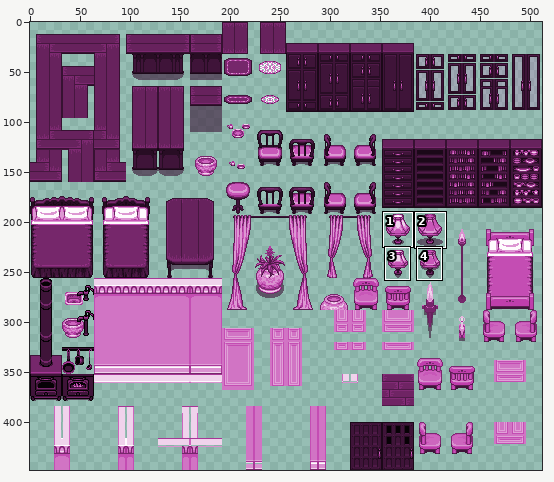
File history of a sprite sheet, Lucid/Assets/Lvl1 Puzzle/Tilesets/TherapistTilesets/interiors/house_inside.png. The picture above shows the old version from afar; the outline marks the close-up.
Close-up. Before:
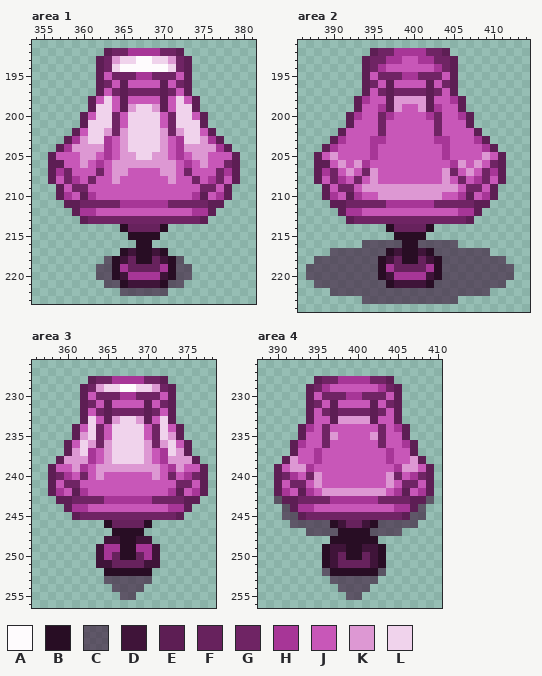
The file is 512x448 pixels. Colours within 5 levels of each other are drawn and written as one. Shown: area 1: x 354..381, y 191..223; area 2: x 386..414, y 191..224; area 3: x 356..378, y 226..256; area 4: x 388..410, y 226..256. The commit also changed other parts of the picture, which this record leaves out.
Palette (. is transparent): A #fefbfd  B #280d24  C #3a133599  D #3f1439  E #5d1e54  F #67225d  G #6f2464  H #a73697  J #c857b8  K #dd98d3  L #f0d3ec
And afterwards:
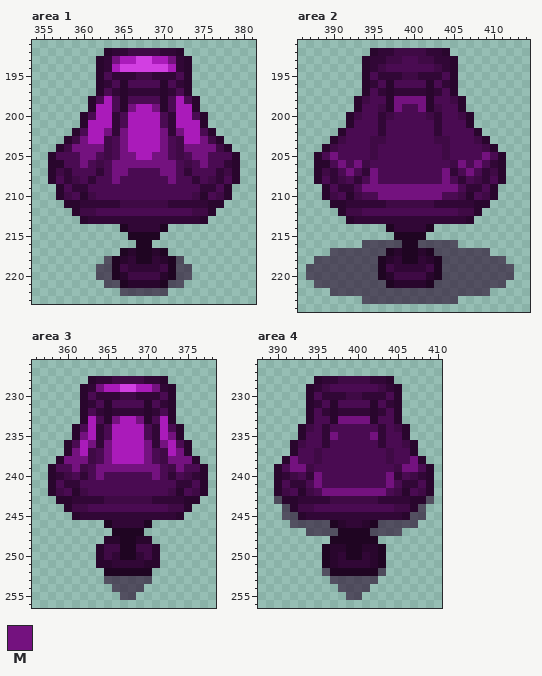
Colours new in this view: M #74127f
The exact change:
colour A: #fefbfd -> #d23fe2
colour B: #280d24 -> #1f0522
colour C: #3a133599 -> #26062999
colour D: #3f1439 -> #29062d
colour F: #67225d -> #310736
colour H: #a73697 -> #3f0a45
colour J: #c857b8 -> #4a0b52
colour L: #f0d3ec -> #aa1bba
Changed rows in their new state; - is a pixel that keeps its letter.
Area 1:
first column x 356:
192 -------DFF----FFD-------
193 ------DFM------MFD------
194 ------DF--------FD------
195 ------D-FFF--FFF-D------
196 ------DF-D----D-FD------
197 ------D-FDFFFFDF-D------
198 -----D---D----D---D-----
199 -----D---DM--MD---D-----
200 ----D---F------F---D----
201 ----D---F------F---D----
202 ---D---MFM----MFM---D---
203 --D-M----M----M----M-D--
204 -D-MMMM--M----M--MMMM-D-
205 D---MM---MM--MM---MM---D
206 DD--M---MMMMMMMM---M--FD
207 D-F---F-MM----MM-F---F-D
208 D-F--F--M------M--F--F-D
209 -D-FF--------------FF-D-
210 -D--D--------------D--D-
211 --DDFFFFF------FFFFFDD--
212 ---D----------------D---
213 ----DFFFFFFFFFFFFFFD----
Area 2:
first column x 388:
192 -------DFF----FFD-------
193 ------DFF------FFD------
194 ------DF--------FD------
195 ------D-FFF--FFF-D------
196 ------DF-D----D-FD------
197 ------D-FDFFFFDF-D------
198 -----D---DMMMMD---D-----
199 -----D---DM--MD---D-----
200 ----D---F------F---D----
201 ----D---F------F---D----
202 ---D----F------F----D---
203 --D------------------D--
204 -D--------------------D-
205 D-M------------------M-D
206 DD-M-M------------M-M-FD
207 D-F-M-FM--------MF-M-F-D
208 D-F--F-M--------M-F--F-D
209 -D-FF-MMMMMMMMMMMM-FF-D-
210 -D--D---MMMMMMMM---D--D-
211 --DDFFFFF------FFFFFDD--
212 ---D----------------D---
213 ----DFFFFFFFFFFFFFFD----
Area 3:
first column x 358:
228 -----DFF----FFD-----
229 ----DFM------MFD----
230 ----D-FFF--FFF-D----
231 ----DF-D----D-FD----
232 ----D-FDFFFFDF-D----
233 ----D--DM--MD--D----
234 ---D--F------F--D---
235 ---DM-F------F-MD---
236 --D--MFM----MFM--D--
237 --DM---M----M---MD--
238 -DMMM--M----M--MMMD-
239 D--M--MMMMMMMM--M--D
240 DF--F-M------M-F--FD
241 D-FF------------FF-D
242 D--D------------D--D
243 -DDFFFF------FFFFDD-
244 --D--------------D--
245 ---DFFFFFFFFFFFFD---
Area 4:
first column x 390:
228 -----DFF----FFD-----
229 ----DF--------FD----
230 ----D-FFF--FFF-D----
231 ----DF-D----D-FD----
232 ----D-FDFFFFDF-D----
233 ----D--DMMMMD--D----
234 ---D--F------F--D---
235 ---D--FM----MF--D---
236 --D---F------F---D--
237 --D--------------D--
238 -DM--------------MD-
239 D-MM------------MM-D
240 DF--FM--------MF--FD
241 D-FF-M--------M-FF-D
242 D--D--MMMMMMMM--D--D
243 -DDFFFF------FFFFDD-
244 --D--------------D--
245 ---DFFFFFFFFFFFFD---
Pixel boxes of the changes (left, top, right, bottom) in both close-ups:
changed: (48, 48, 240, 296)
changed: (306, 48, 514, 304)
changed: (48, 376, 208, 600)
changed: (274, 376, 434, 600)
